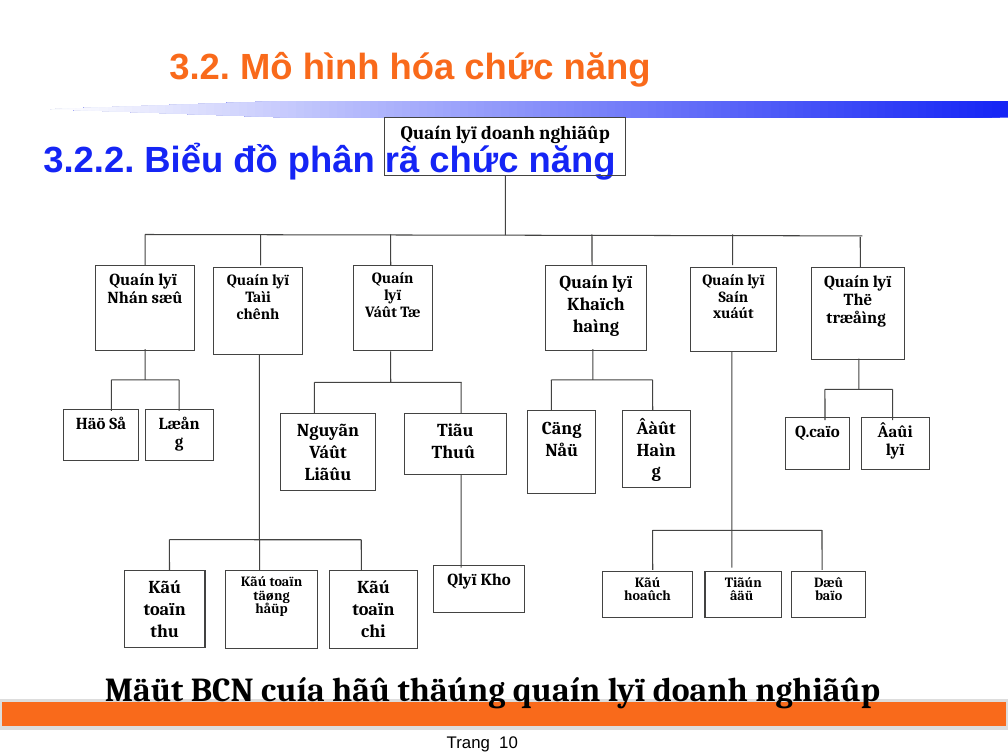
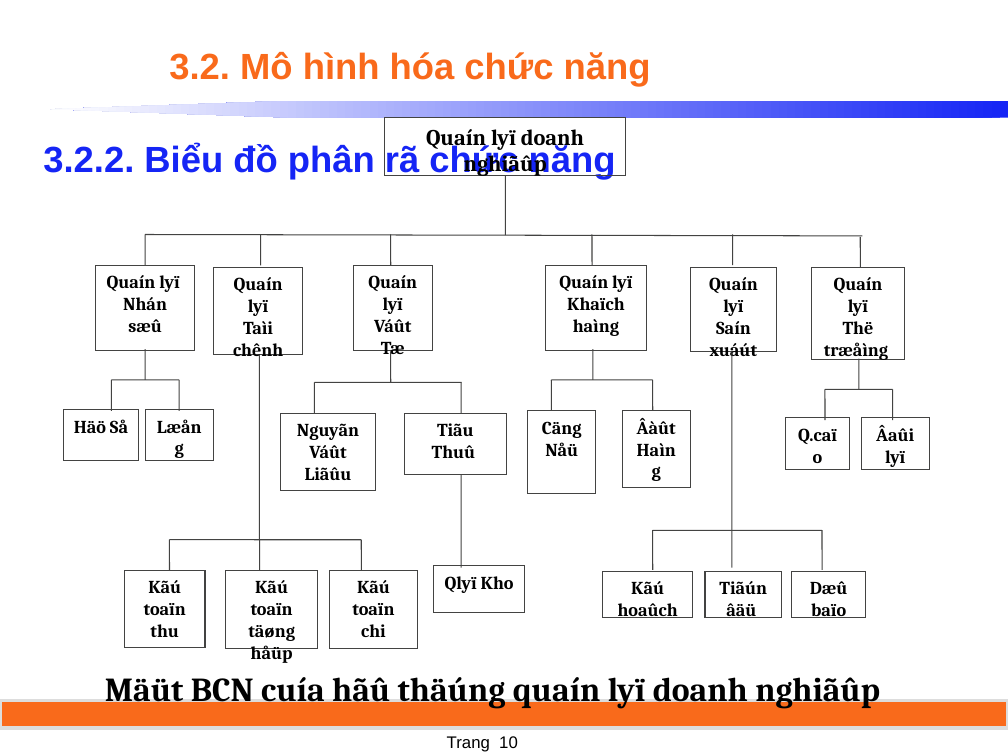
Before and after one commit to daomtthuan/do-an, a slide deck: slide 10 of document/guide/Mo hinh DFD.ppt. Drawn at 1008x756 pixels with LibreOffice and Linux fonts; fonts in the diff are those of the drawing. Boxes give left, top, right and bottom in pixels: in the first picture for what was removed or moved away, otherwise in the second. Text is boxed around its words. In the diff, an @@ line names an element or a change of style, - is before the commit and + after.

```diff
--- a/document/guide/Mo hinh DFD.ppt
+++ b/document/guide/Mo hinh DFD.ppt
@@ rectangle "Quaín lyï doanh nghiãûp" at [384,118,626,176]: size 13.6 to 16 pt; line spacing 0.9 to 1 @@
@@ size 11.1 to 13 pt; line spacing 0.9 to 1 in 3 elements at [214,267,303,355], [354,265,432,350], [690,267,777,352] @@
@@ size 12 to 13 pt; line spacing 0.9 to 1 in 7 elements at [96,265,196,350], [64,409,138,460], [145,409,214,460], [433,565,524,612], [811,267,904,359], [785,418,850,470], [861,418,929,470] @@
@@ size 10.1 to 13 pt; line spacing 0.8 to 1 in 4 elements at [226,571,318,649], [603,571,692,617], [705,571,781,617], [791,571,866,617] @@
```
Also in this commit, not shown: 4 other slides changed, 1 other file.
